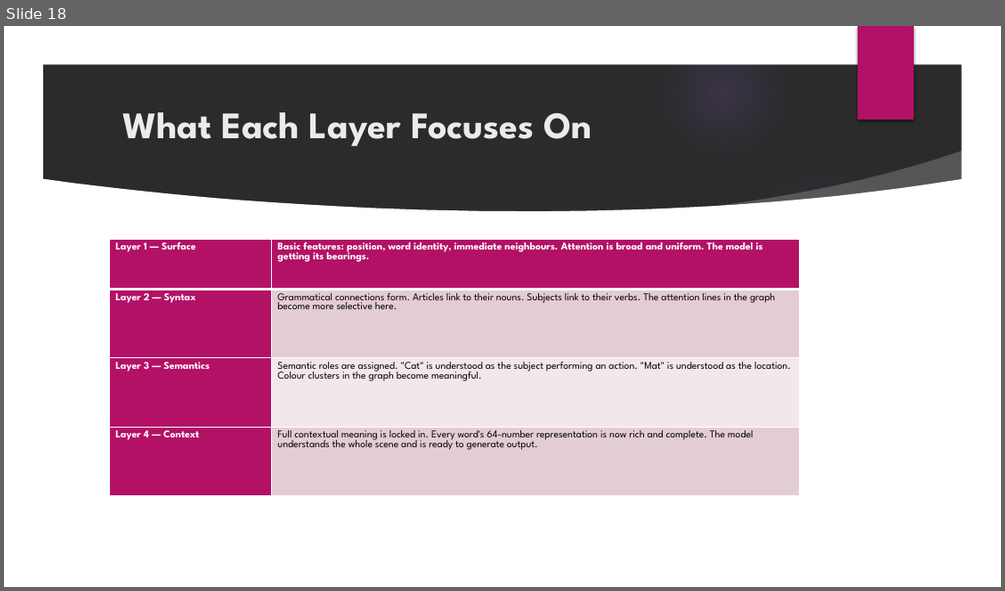
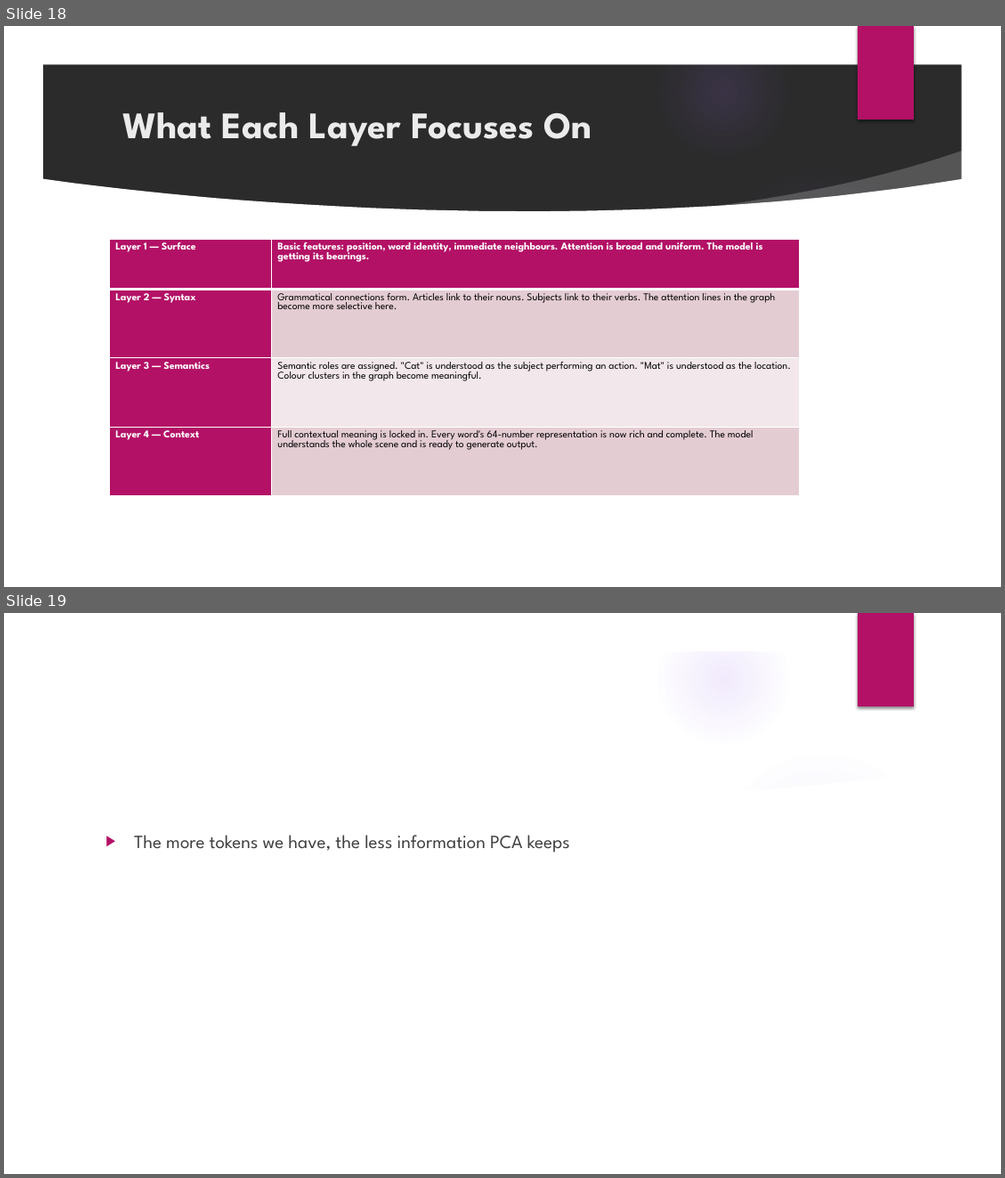
Before and after one commit to Lanre9799/PHD-explainable-AI-with-visual-analytics, a slide deck: PHD progression powerpoints/PHD Progression 14.pptx. Shown one above the other, each under a label of ours: slide 18 before the commit, slides 18 and 19 after it. The pictures are 1005x591 and 1005x1178 pixels, drawn with LibreOffice and Linux fonts; fonts in the diff are those of the drawing; background and template pictures are left out; a plain dark background stands for a picture behind light text. Boxes give left, top, right and bottom in pixels: in the first picture for what was removed or moved away, otherwise in the second. Text is boxed around its words. In the diff, an @@ line names an element or a change of style, - is before the commit and + after.

```diff
--- a/PHD progression powerpoints/PHD Progression 14.pptx
+++ b/PHD progression powerpoints/PHD Progression 14.pptx
@@ slide 19 added at (x1=4, y1=613, x2=1001, y2=1174), background picture (left out); not listed: 9 template elements that a slide beside it also shows @@
@@ text added at (x1=134, y1=835, x2=570, y2=852), 18 pt, text #404040 @@
+▶ The more tokens we have, the less information PCA keeps
```
Also in this commit, not shown: 27 other files.
